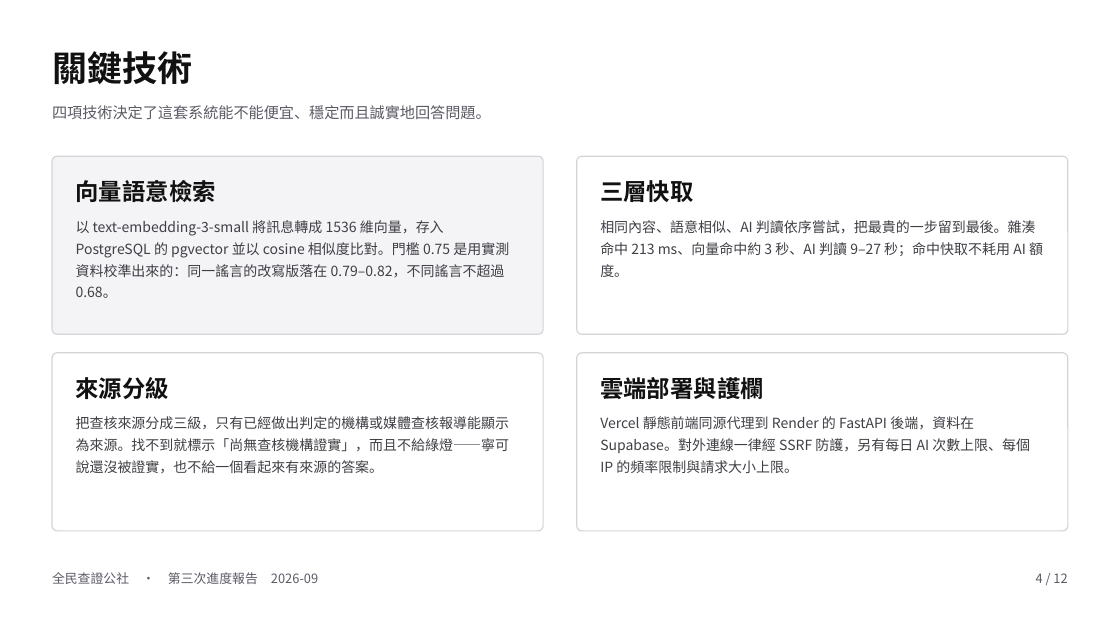
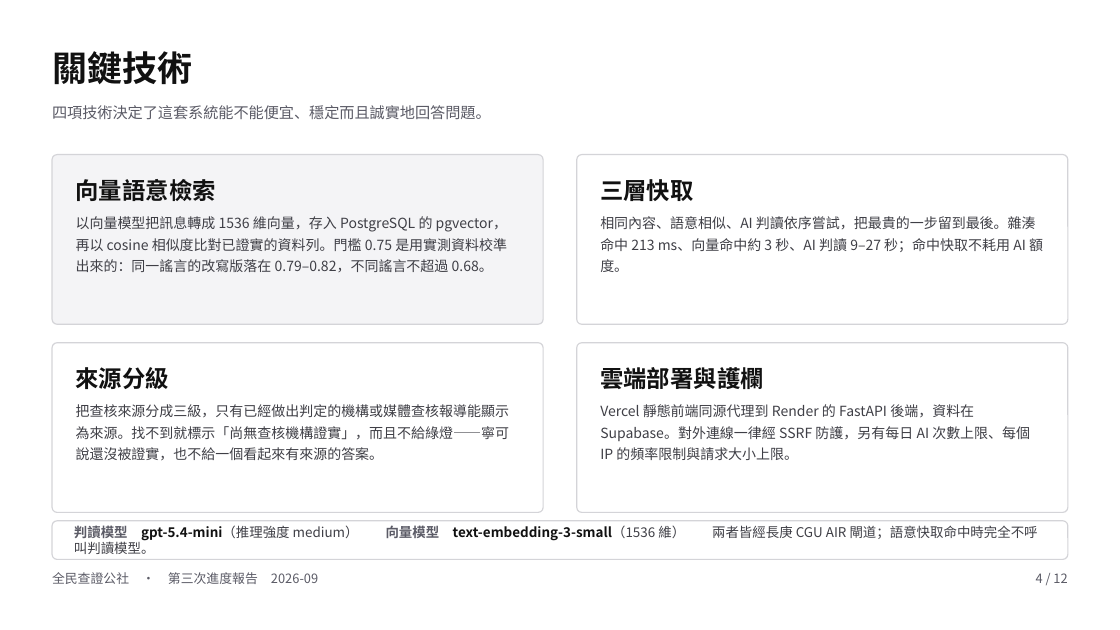
Before and after one commit to cansfakenewsverify/AI-Fake-News-Verification-System, a slide deck: slide 4 of presentations/2026-09_進度報告/10_書面報告.pptx. Drawn at 1120x630 pixels with LibreOffice and Linux fonts; fonts in the diff are those of the drawing. Boxes give left, top, right and bottom in pixels: in the first picture for what was removed or moved away, otherwise in the second. Text is boxed around its words. In the diff, an @@ line names an element or a change of style, - is before the commit and + after.

```diff
--- a/presentations/2026-09_進度報告/10_書面報告.pptx
+++ b/presentations/2026-09_進度報告/10_書面報告.pptx
@@ rounded rectangle: place and size @@
-rounded rectangle at <box>52,156,544,334</box>
+rounded rectangle at <box>52,155,544,324</box>
@@ rounded rectangle: place and size @@
-rounded rectangle at <box>577,156,1069,334</box>
+rounded rectangle at <box>577,155,1069,324</box>
@@ text at <box>76,216,507,272</box>: text changed @@
-以 text-embedding-3-small 將訊息轉成 1536 維向量，存入 PostgreSQL 的 pgvector 並以 cosine 相似度比對。門檻 0.75 是用實測資料校準出來的：同一謠言的改寫版落在 0.79–0.82，不同謠言不超過 0.68。
+以向量模型把訊息轉成 1536 維向量，存入 PostgreSQL 的 pgvector，再以 cosine 相似度比對已證實的資料列。門檻 0.75 是用實測資料校準出來的：同一謠言的改寫版落在 0.79–0.82，不同謠言不超過 0.68。
@@ rounded rectangle: place and size @@
-rounded rectangle at <box>52,353,544,531</box>
+rounded rectangle at <box>52,343,544,513</box>
@@ proportions changed in 4 elements at <box>52,155,544,324</box>, <box>577,155,1069,324</box>, <box>52,343,544,513</box>, <box>577,343,1069,513</box> @@
@@ rounded rectangle: place and size @@
-rounded rectangle at <box>577,353,1069,531</box>
+rounded rectangle at <box>577,343,1069,513</box>
@@ text "來源分級": place and size @@
-text "來源分級" at <box>76,377,169,399</box>
+text "來源分級" at <box>76,367,169,389</box>
@@ text "雲端部署與護欄": place and size @@
-text "雲端部署與護欄" at <box>600,373,764,403</box>
+text "雲端部署與護欄" at <box>600,363,764,393</box>
@@ text "把查核來源分成三級，只有已經做出判定的機構或媒體查核報導能顯示為來源。找不到就標示「尚無查核機構證實」，而且不給綠燈—— ...": place and size @@
-text "把查核來源分成三級，只有已經做出判定的機構或媒體查核報導能顯示為來源。找不到就標示「尚無查核機構證實」，而且不給綠燈—— ..." at <box>76,416,510,474</box>
+text "把查核來源分成三級，只有已經做出判定的機構或媒體查核報導能顯示為來源。找不到就標示「尚無查核機構證實」，而且不給綠燈—— ..." at <box>76,404,510,461</box>
@@ line spacing 1.3 to 1.28 in 3 elements at <box>600,216,1043,272</box>, <box>76,404,510,461</box>, <box>600,404,1030,460</box> @@
@@ text "Vercel 靜態前端同源代理到 Render 的 FastAPI ...": place and size @@
-text "Vercel 靜態前端同源代理到 Render 的 FastAPI ..." at <box>600,416,1030,473</box>
+text "Vercel 靜態前端同源代理到 Render 的 FastAPI ..." at <box>600,404,1030,460</box>
@@ rounded rectangle added at <box>52,521,1068,560</box>, fill #FFFFFF, outline #D4D4D8 1 pt @@
@@ text added at <box>74,525,1038,541</box>, 11.5 pt, text #3F3F46 @@
+判讀模型 gpt-5.4-mini（推理強度 medium） 向量模型 text-embedding-3-small（1536 維） 兩者皆經長庚 CGU AIR 閘道；語意快取命中時完全不呼叫判讀模型。
```
Also in this commit, not shown: 1 other file.
